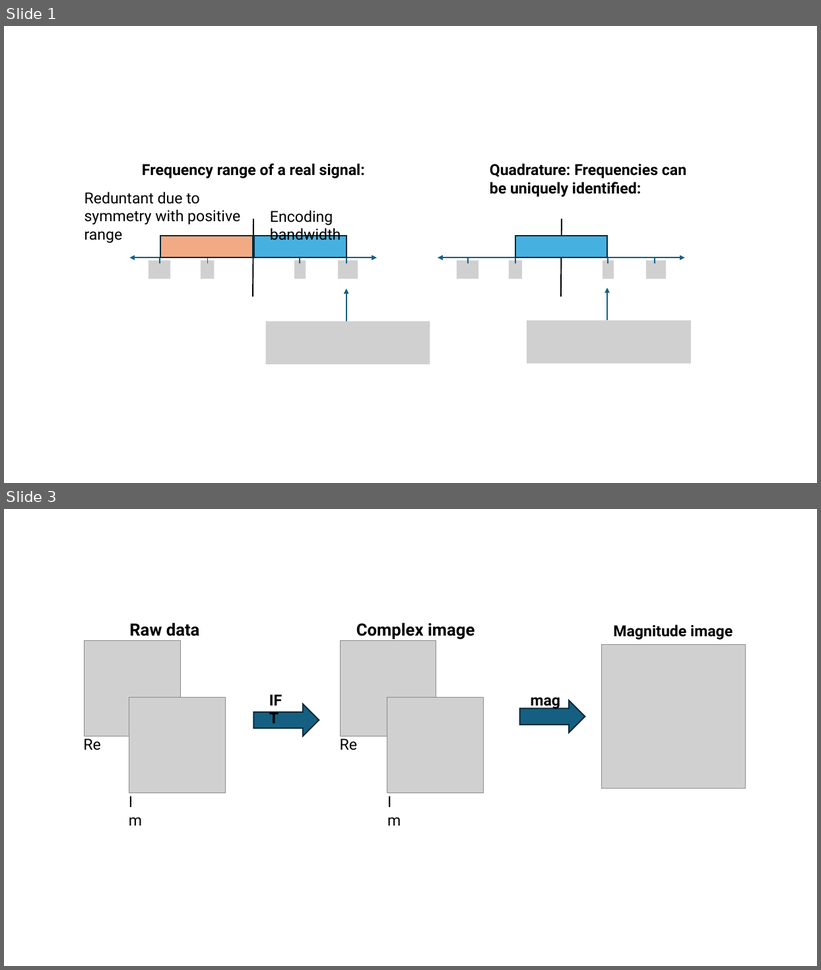
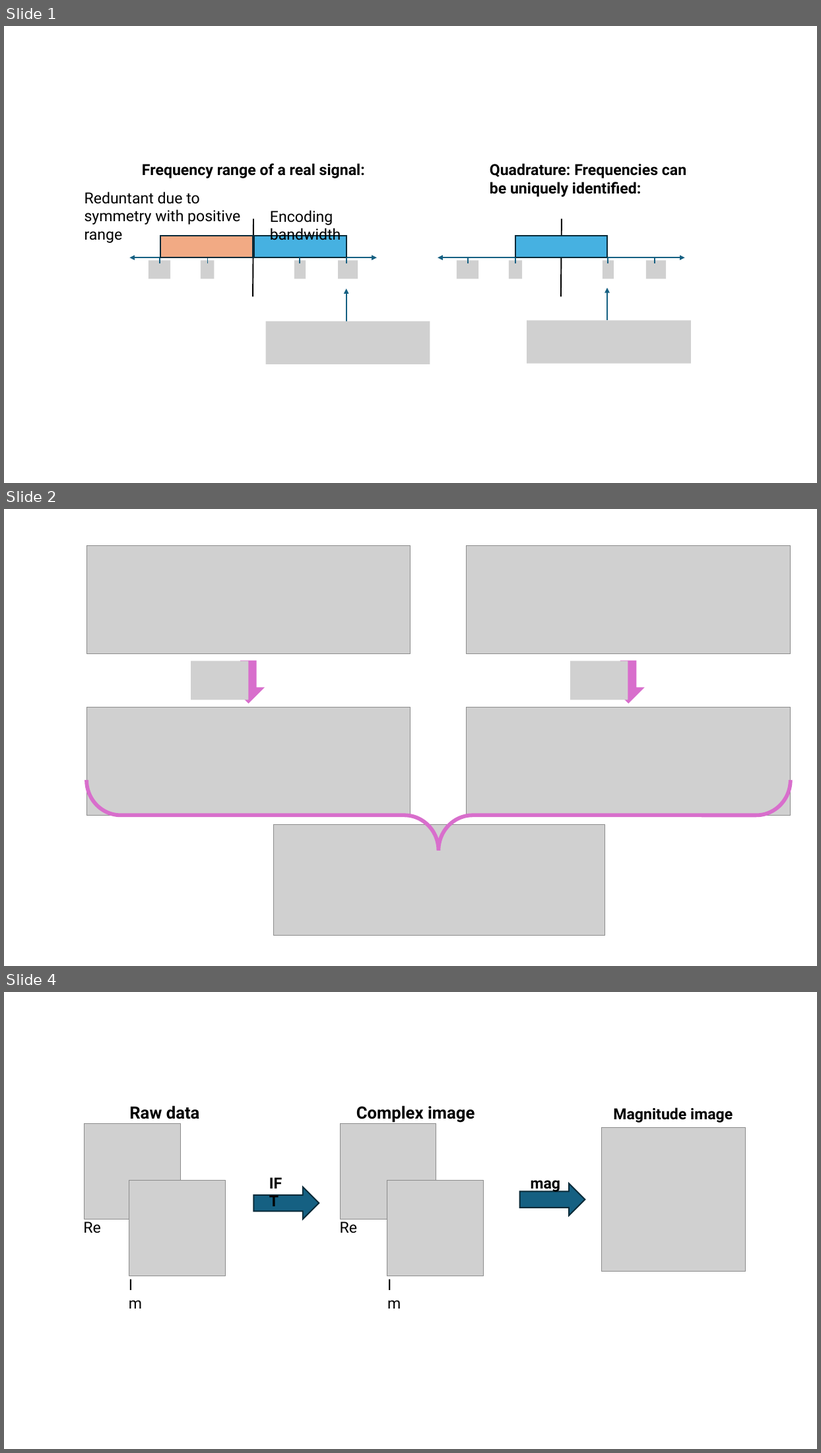
Before and after one commit to marlenekallass/NOS-FT-in-MRI-R-Tutorial, a slide deck: figures/figures.pptx. Shown one above the other, each under a label of ours: slides 1 and 3 before the commit, slides 1, 2 and 4 after it; the slides between them are not shown. The pictures are 821x970 and 821x1453 pixels, drawn with LibreOffice and Linux fonts; fonts in the diff are those of the drawing; grey boxes stand for pictures. Boxes give left, top, right and bottom in pixels: in the first picture for what was removed or moved away, otherwise in the second. Text is boxed around its words. In the diff, an @@ line names an element or a change of style, - is before the commit and + after.

```diff
--- a/figures/figures.pptx
+++ b/figures/figures.pptx
@@ slide 2 added at (4, 509, 817, 966), background #FFFFFF @@
@@ picture added at (86, 545, 411, 654) @@
@@ picture added at (467, 545, 790, 654) @@
@@ picture added at (191, 661, 249, 700) @@
@@ down arrow added at (232, 660, 265, 704), fill #D86ECC @@
@@ picture added at (571, 661, 628, 700) @@
@@ down arrow added at (613, 660, 645, 704), fill #D86ECC @@
@@ picture added at (86, 708, 411, 816) @@
@@ picture added at (467, 708, 790, 816) @@
@@ right brace added at (87, 780, 791, 851), outline #D86ECC 4.5 pt @@
@@ picture added at (274, 825, 605, 935) @@
@@ what was slide 3 is now slide 4 @@
```
Also in this commit, not shown: 2 slides changed, 20 other files.
